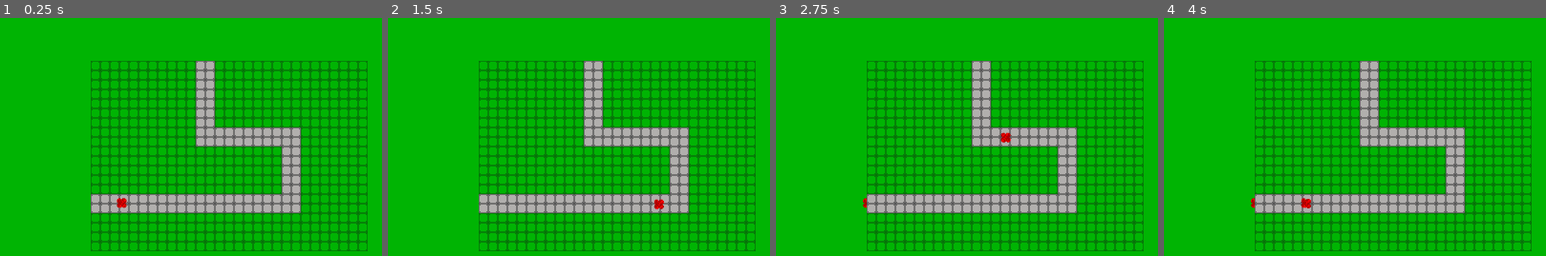
Above: before the commit, frames 1-4 (left to right).
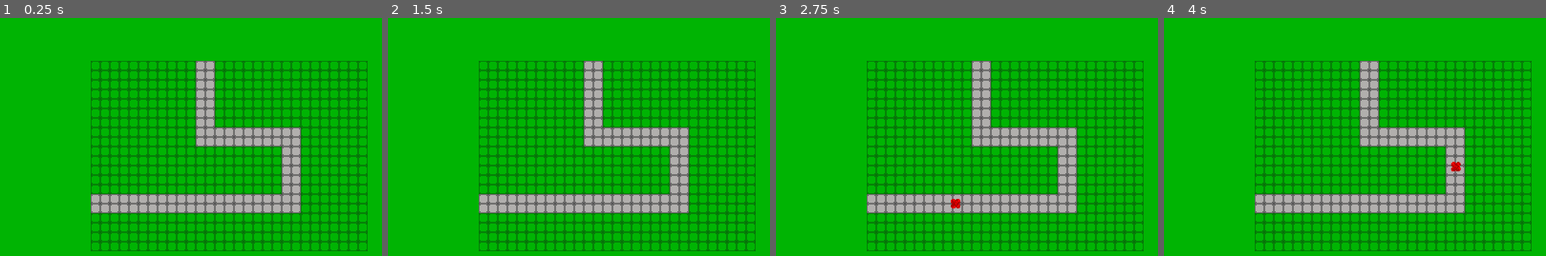
Above: after the commit, the same moments.

Repository: FrameXX/game-jam-02-2026
Game: Godot game, scene res://scenes/game.tscn
Two runs of this game, one before a commit and one after it. Both use one fixed random seed, a clock stepped at 60 frames per second and the inputs below.
Inputs (mouse positions are % of the whole screen's width and height, from its top left):
- Up to frame 1 (0.25 s): no input
- Up to frame 2 (1.5 s): click "Start" at 0.5 s; click "Start" at 1.25 s
- Up to frame 3 (2.75 s): click "Build" at 2 s
- Up to frame 4 (4 s): click "+10" at 2.75 s; click (98, 9) at 3.5 s
The pictures show only the part of the screen within x 23-73%, y 43-93%; the shares and areas given below are measured in that part.

The runs differ from the first frame. In frame 1, 0.1% of the frame differs, in the area x 30-34%, y 75-80%; in frame 2, 0.1%; in frame 3, 0.2%, in the area x 22-62%, y 48-80%; in frame 4, 0.2%.

Commit message:
fixed enemy path looping

Diff:
--- a/scenes/BasicEnemyPathFollow.tscn
+++ b/scenes/BasicEnemyPathFollow.tscn
@@ -1,8 +1,12 @@
 [gd_scene format=3 uid="uid://c3ltysmlc7cx5"]
 
 [ext_resource type="Texture2D" uid="uid://bi6uckn5grmsg" path="res://assets/enemy_basic.png" id="1_t406m"]
+[ext_resource type="Script" uid="uid://buky14crnmqmh" path="res://scripts/basic_enemy_path_follow.gd" id="1_ucoov"]
 
 [node name="BasicEnemyPathFollow" type="PathFollow2D" unique_id=792703532]
+z_index = 1
+loop = false
+script = ExtResource("1_ucoov")
 
 [node name="Sprite2D" type="Sprite2D" parent="." unique_id=1256431635]
 texture = ExtResource("1_t406m")
--- a/scenes/enemy_basic.tscn
+++ b/scenes/enemy_basic.tscn
@@ -1,10 +1,11 @@
-[gd_scene format=3 uid="uid://dppgwqy64cjyu"]
+[gd_scene format=3 uid="uid://cs746pnw4qy61"]
 
 [ext_resource type="Texture2D" uid="uid://bi6uckn5grmsg" path="res://assets/enemy_basic.png" id="1_2egiq"]
 
 [node name="CharacterBody2D" type="CharacterBody2D" unique_id=1758623002]
 
 [node name="PathFollow2D" type="PathFollow2D" parent="." unique_id=584064453]
+loop = false
 
 [node name="Sprite2D" type="Sprite2D" parent="PathFollow2D" unique_id=1692989601]
 texture = ExtResource("1_2egiq")
--- a/scenes/game.tscn
+++ b/scenes/game.tscn
@@ -4,8 +4,6 @@
 [ext_resource type="PackedScene" uid="uid://cftgkr22fkpxd" path="res://scenes/hud.tscn" id="1_uwrxv"]
 [ext_resource type="Script" uid="uid://cgeloown8i58b" path="res://scripts/camera_2d.gd" id="2_lbhrr"]
 [ext_resource type="PackedScene" path="res://scenes/map1.tscn" id="3_lnu2h"]
-[ext_resource type="PackedScene" uid="uid://c3ltysmlc7cx5" path="res://scenes/BasicEnemyPathFollow.tscn" id="5_p57ef"]
-[ext_resource type="Script" uid="uid://buky14crnmqmh" path="res://scripts/basic_enemy_path_follow.gd" id="6_p57ef"]
 
 [sub_resource type="Curve2D" id="Curve2D_u5sy4"]
 _data = {
@@ -33,19 +31,13 @@
 grow_vertical = 2
 color = Color(0, 0.7058824, 0.011764706, 1)
 
+[node name="Timer" type="Timer" parent="." unique_id=32897567]
+wait_time = 2.0
+autostart = true
+
 [node name="map" parent="." unique_id=744651617 instance=ExtResource("3_lnu2h")]
 
 [node name="Path2D" type="Path2D" parent="map" unique_id=1623323953]
 curve = SubResource("Curve2D_u5sy4")
 
-[node name="Timer" type="Timer" parent="map/Path2D" unique_id=32897567]
-wait_time = 2.0
-autostart = true
-
-[node name="BasicEnemyPathFollow" parent="map/Path2D" unique_id=993700949 instance=ExtResource("5_p57ef")]
-z_index = 1
-position = Vector2(-190, 255)
-rotation = 0.005987952
-script = ExtResource("6_p57ef")
-
-[connection signal="timeout" from="map/Path2D/Timer" to="." method="_on_timer_timeout"]
+[connection signal="timeout" from="Timer" to="." method="_on_timer_timeout"]
--- a/scripts/wave_manager.gd
+++ b/scripts/wave_manager.gd
@@ -1,19 +1,21 @@
 extends Node2D
 
+# 1. Load the scene file
+const ENEMY_SCENE = preload("res://scenes/BasicEnemyPathFollow.tscn")
 
-const ENEMY_SCENE = preload("res://scenes/BasicEnemyPathFollow.tscn")
-@onready var enemy_path = $map/Path2D/BasicEnemyPathFollow
+# Removed the @onready var that pointed to a specific enemy instance
 
+var new_enemy = ENEMY_SCENE.instantiate()
 func _on_timer_timeout():
-	# 1. Create the instance
-	var new_enemy = ENEMY_SCENE.instantiate()
+	# 2. Create a fresh instance of the enemy
 
-	# 2. Find the Path2D node
-	# Adjust the name inside "$" to match your Path2D node exactly!
+	# 3. Get the Path2D node (the parent)
 	var path_node = $map/Path2D
 
-	# 3. Add the enemy to the PATH, not the script's root
-	path_node.add_child(new_enemy)
+	# 4. Add the enemy as a child of the path
+	path_node.add_child(ENEMY_SCENE.instantiate())
 
+	# 5. Optional: Ensure it starts at the beginning
+	new_enemy.progress = 0
 
 	print("Enemy added to path!")
